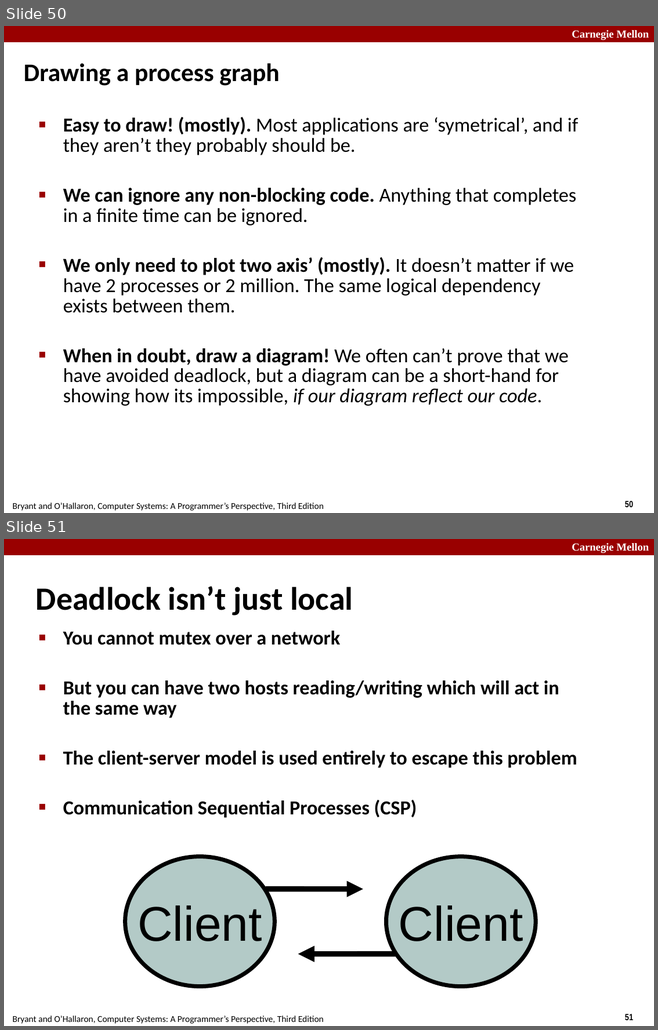
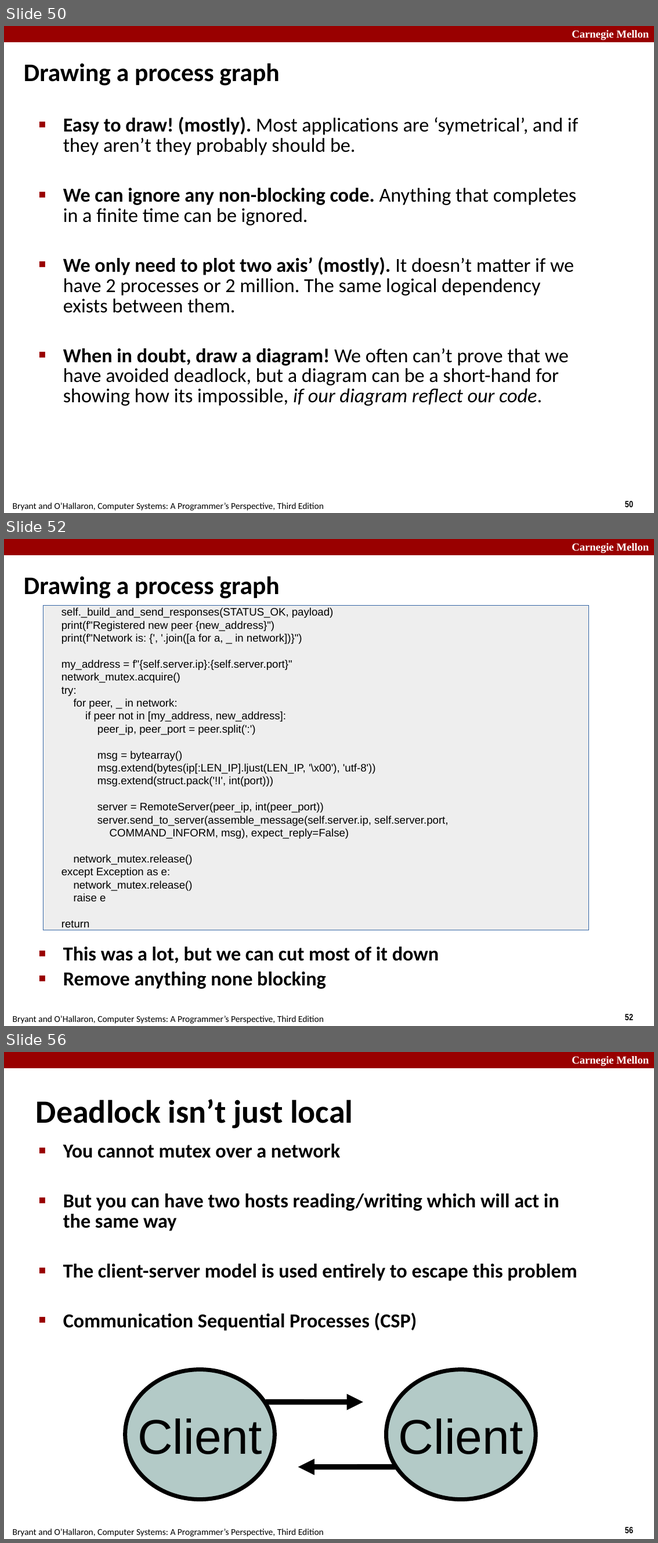
Before and after one commit to diku-compSys/compSys-e2023-pub, a slide deck: lectures/23-11-20_server_performance/performance.odp. Shown one above the other, each under a label of ours: slides 50 and 51 before the commit, slides 50, 52 and 56 after it; the slides between them are not shown. The pictures are 658x1030 and 658x1543 pixels, drawn with LibreOffice and Linux fonts; fonts in the diff are those of the drawing. Boxes give left, top, right and bottom in pixels: in the first picture for what was removed or moved away, otherwise in the second. Text is boxed around its words. In the diff, an @@ line names an element or a change of style, - is before the commit and + after.

Commit message:
corrected mistake on progress graph slide

```diff
--- a/lectures/23-11-20_server_performance/performance.odp
+++ b/lectures/23-11-20_server_performance/performance.odp
@@ slide 52 added at <box>4,539,654,1026</box>, background #FFFFFF; not listed: 4 template elements that a slide beside it also shows @@
@@ title added at <box>24,576,279,599</box>, 28 pt, text #000000, bold @@
+Drawing a process graph
@@ rectangle added at <box>43,605,589,930</box>, fill #EEEEEE, outline #3465A4 0 pt, 12 pt, text #000000 @@
+self._build_and_send_responses(STATUS_OK, payload)
+print(f"Registered new peer {new_address}")
+print(f"Network is: {', '.join([a for a, _ in network])}")
+my_address = f"{self.server.ip}:{self.server.port}"
+network_mutex.acquire()
+try:
+for peer, _ in network:
+if peer not in [my_address, new_address]:
+peer_ip, peer_port = peer.split(':')
+msg = bytearray()
+msg.extend(bytes(ip[:LEN_IP].ljust(LEN_IP, '\x00'), 'utf-8'))
+msg.extend(struct.pack('!I', int(port)))
+server = RemoteServer(peer_ip, int(peer_port))
+server.send_to_server(assemble_message(self.server.ip, self.server.port,
+COMMAND_INFORM, msg), expect_reply=False)
+network_mutex.release()
+except Exception as e:
+network_mutex.release()
+raise e
+return
@@ text added at <box>63,947,438,989</box>, 22 pt, text #000000, bold @@
+■ This was a lot, but we can cut most of it down
+■ Remove anything none blocking
@@ what was slide 51 is now slide 56 @@
@@ page number at <box>625,1527,633,1533</box>: text changed @@
-51
+56
```
Also in this commit, not shown: 3 slides changed, 5 other slides added, 1 slide removed, 1 other file.
